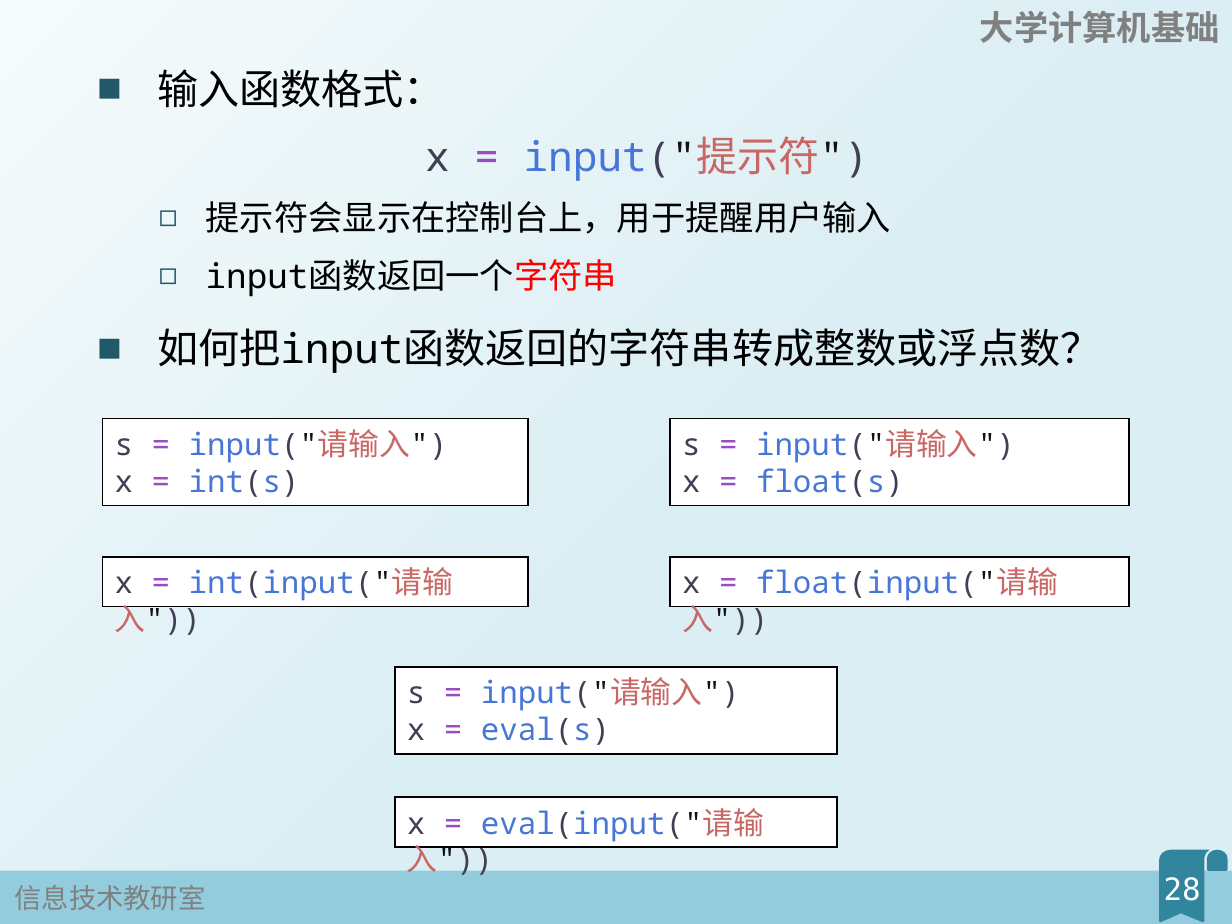
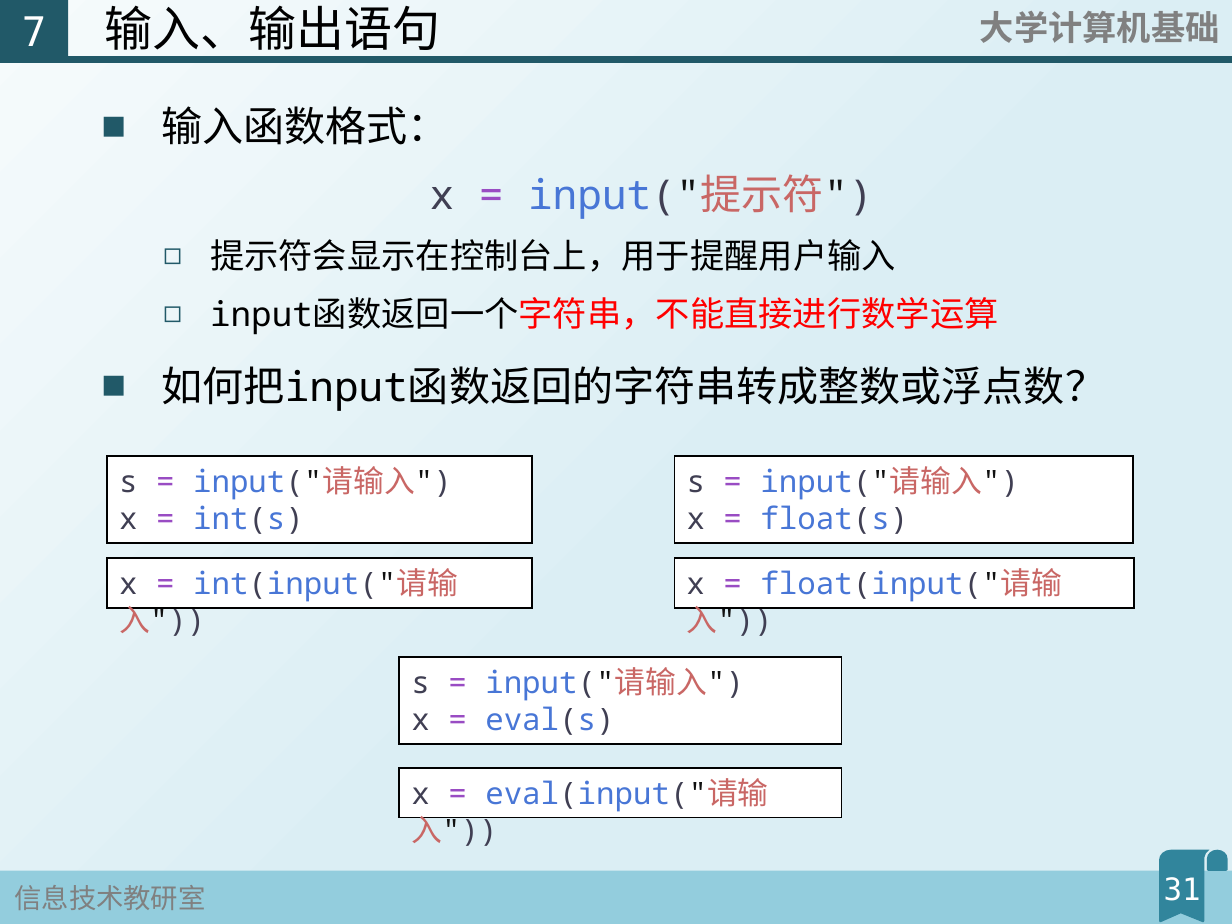
Before and after one commit to fjzfmxd/-, a slide deck: slide 31 of 1Python基本元素/幻灯片.pptx (slide 28 before the commit). Drawn at 1232x924 pixels with LibreOffice and Linux fonts; fonts in the diff are those of the drawing. Boxes give left, top, right and bottom in pixels: in the first picture for what was removed or moved away, otherwise in the second. Text is boxed around its words. In the diff, an @@ line names an element or a change of style, - is before the commit and + after.

```diff
--- a/1Python基本元素/幻灯片.pptx
+++ b/1Python基本元素/幻灯片.pptx
@@ text added at [0,0,68,62], fill #215968, 23.8 pt, text #FFFFFF @@
+7
@@ title added at [105,5,440,58], 28 pt, text #000000 @@
+输入、输出语句
@@ line added from (0, 59) to (1232, 59), #215968 4.5 pt @@
@@ text "输入函数格式：": place and size @@
-text "输入函数格式：" at [157,69,1102,373]
+text "输入函数格式：" at [162,106,1107,411]
@@ text at [210,297,999,335]: text changed; text colour #000000 to #FF0000 @@
-  ◻ input函数返回一个字符串
+  ◻ input函数返回一个字符串，不能直接进行数学运算
@@ rectangle "s = input("请输入")": place and size @@
-rectangle "s = input("请输入")" at [102,419,527,506]
+rectangle "s = input("请输入")" at [107,456,532,543]
@@ rectangle "s = input("请输入")": place and size @@
-rectangle "s = input("请输入")" at [670,419,1129,506]
+rectangle "s = input("请输入")" at [674,456,1132,543]
@@ rectangle "x = int(input("请输入"))": place and size @@
-rectangle "x = int(input("请输入"))" at [102,557,527,606]
+rectangle "x = int(input("请输入"))" at [107,558,532,607]
@@ rectangle "x = float(input("请输入"))": place and size @@
-rectangle "x = float(input("请输入"))" at [670,557,1130,606]
+rectangle "x = float(input("请输入"))" at [674,558,1133,607]
@@ rectangle "s = input("请输入")": place and size @@
-rectangle "s = input("请输入")" at [394,667,837,754]
+rectangle "s = input("请输入")" at [399,657,841,744]
@@ rectangle "x = eval(input("请输入"))": place and size @@
-rectangle "x = eval(input("请输入"))" at [394,797,837,846]
+rectangle "x = eval(input("请输入"))" at [399,768,841,817]
@@ page number at [1164,877,1201,901]: text changed @@
-28
+31
```
Also in this commit, not shown: 10 other slides changed, 7 slides added, 2 slides removed, 5 other files.
